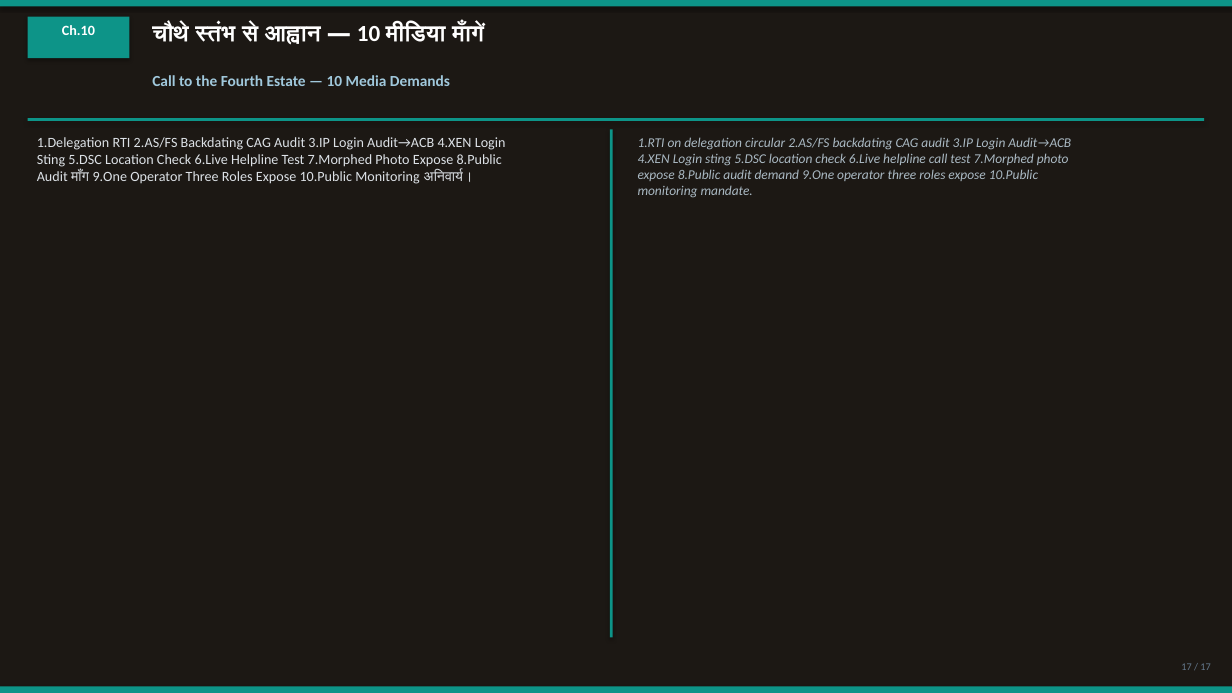
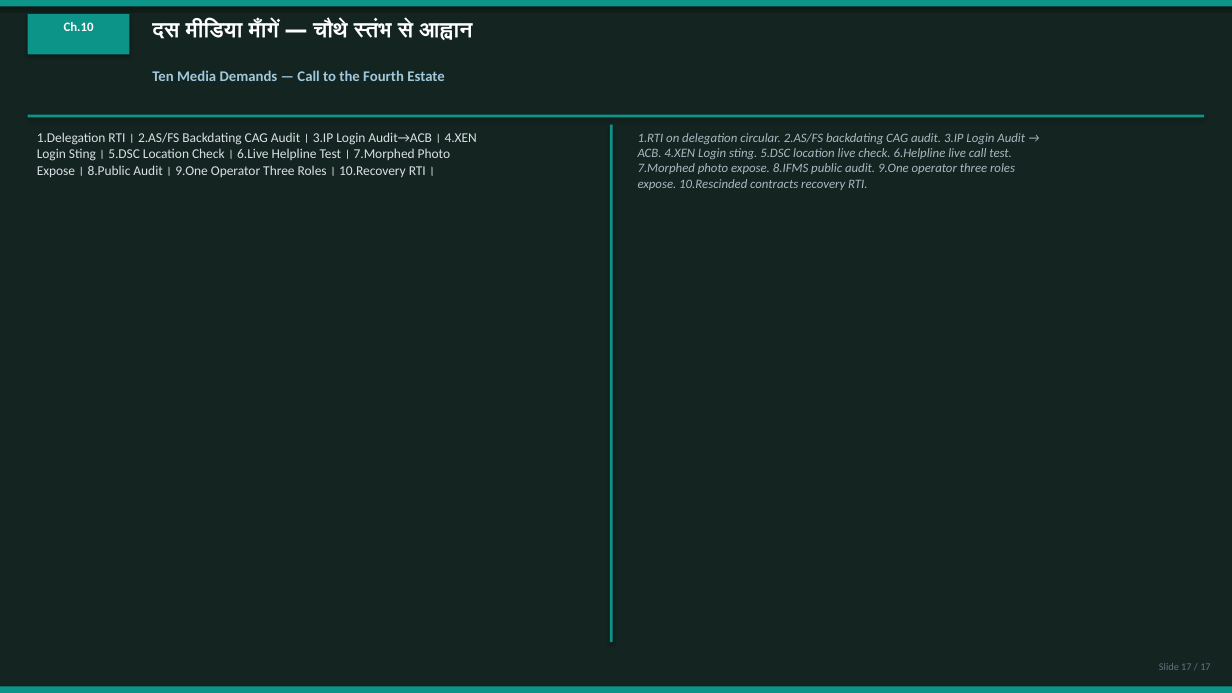
Before and after one commit to CRAJKUMARSINGH/News-Article-Elaborator, a slide deck: slide 17 of artifacts/rajasthan-ifms-crisis/IFMS-Rajasthan-Investigation.pptx. Drawn at 1232x693 pixels with LibreOffice and Linux fonts; fonts in the diff are those of the drawing. Boxes give left, top, right and bottom in pixels: in the first picture for what was removed or moved away, otherwise in the second. Text is boxed around its words. In the diff, an @@ line names an element or a change of style, - is before the commit and + after.

Commit message:
Clean full regeneration — all exports rewritten from scratch
- Deleted old generate_exports.py + regen_emb.py approach
- New print_all.py: single clean script, all 14 chapters in IFMS
  article + 13 chapters in eMB article fully regenerated
- Cache cleared before run
- All 6 files rebuilt: DOCX 39KB, PDF 12KB, PPTX 59KB (IFMS)
  and DOCX 38KB, PDF 9KB, PPTX 52KB (eMB)
- PPTX now has improved cover, facts grid, chapter slides with
  Hindi/English two-column layout, and updated CTA closing slide
  with impunity architecture quote

```diff
--- a/artifacts/rajasthan-ifms-crisis/IFMS-Rajasthan-Investigation.pptx
+++ b/artifacts/rajasthan-ifms-crisis/IFMS-Rajasthan-Investigation.pptx
@@ background #1C1814 to #142420 @@
@@ text "Ch.10" at [64, 22, 94, 31]: size 11 to 10 pt @@
@@ text at [152, 20, 472, 40]: text changed; size 18 to 17 pt @@
-चौथे स्तंभ से आह्वान — 10 मीडिया माँगें
+दस मीडिया माँगें — चौथे स्तंभ से आह्वान
@@ text at [152, 70, 444, 81]: text changed; size 12 to 11.5 pt @@
-Call to the Fourth Estate — 10 Media Demands
+Ten Media Demands — Call to the Fourth Estate
@@ rectangle: place and size @@
-rectangle at [28, 118, 1204, 121]
+rectangle at [28, 115, 1204, 117]
@@ text at [37, 132, 477, 177]: text changed; size 11 to 10.5 pt; text colour #DCE1E6 to #DAE0E6 @@
-1.Delegation RTI 2.AS/FS Backdating CAG Audit 3.IP Login Audit→ACB 4.XEN Login
-Sting 5.DSC Location Check 6.Live Helpline Test 7.Morphed Photo Expose 8.Public
-Audit माँग 9.One Operator Three Roles Expose 10.Public Monitoring अनिवार्य।
+1.Delegation RTI। 2.AS/FS Backdating CAG Audit। 3.IP Login Audit→ACB। 4.XEN
+Login Sting। 5.DSC Location Check। 6.Live Helpline Test। 7.Morphed Photo
+Expose। 8.Public Audit। 9.One Operator Three Roles। 10.Recovery RTI।
@@ rectangle: place and size @@
-rectangle at [610, 129, 613, 638]
+rectangle at [610, 125, 613, 642]
@@ text at [638, 133, 1025, 190]: text changed; size 10.5 to 10 pt; text colour #AAB9C3 to #A8B9C3 @@
-1.RTI on delegation circular 2.AS/FS backdating CAG audit 3.IP Login Audit→ACB
-4.XEN Login sting 5.DSC location check 6.Live helpline call test 7.Morphed photo
-expose 8.Public audit demand 9.One operator three roles expose 10.Public
-monitoring mandate.
+1.RTI on delegation circular. 2.AS/FS backdating CAG audit. 3.IP Login Audit →
+ACB. 4.XEN Login sting. 5.DSC location live check. 6.Helpline live call test.
+7.Morphed photo expose. 8.IFMS public audit. 9.One operator three roles
+expose. 10.Rescinded contracts recovery RTI.
@@ text at [1159, 663, 1210, 670]: text changed; text colour #64788C to #647382 @@
-17 / 17
+Slide 17 / 17
```
Also in this commit, not shown: 17 other slides changed, 6 other files.
